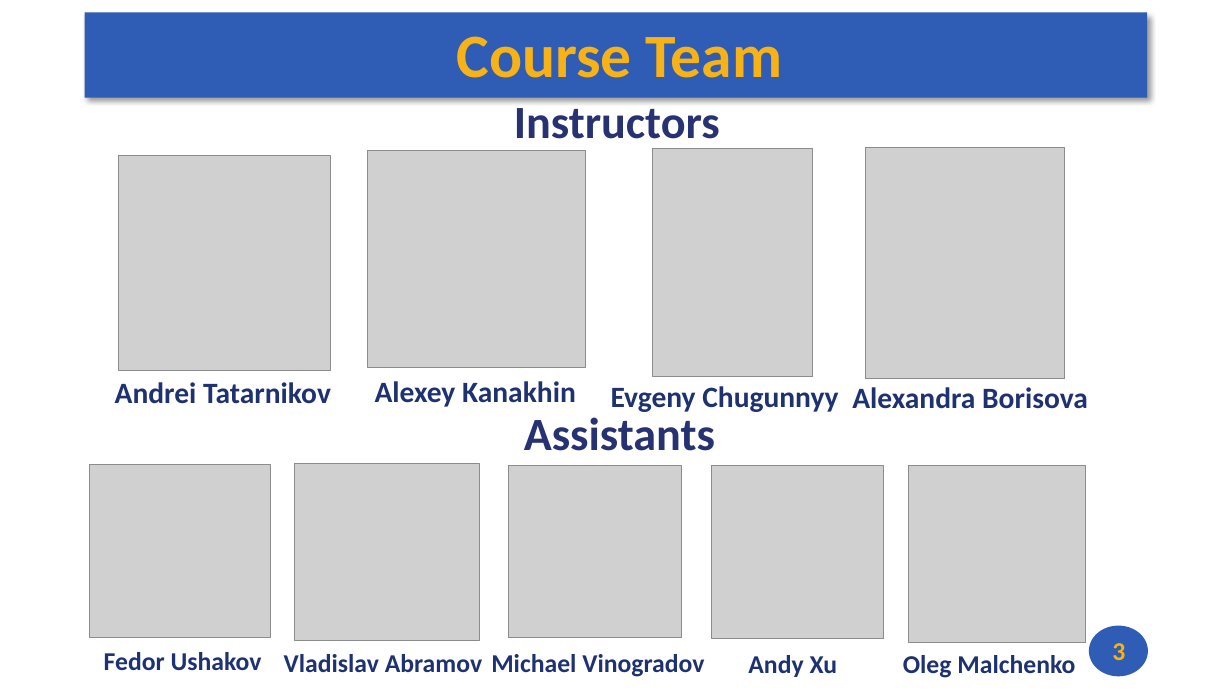
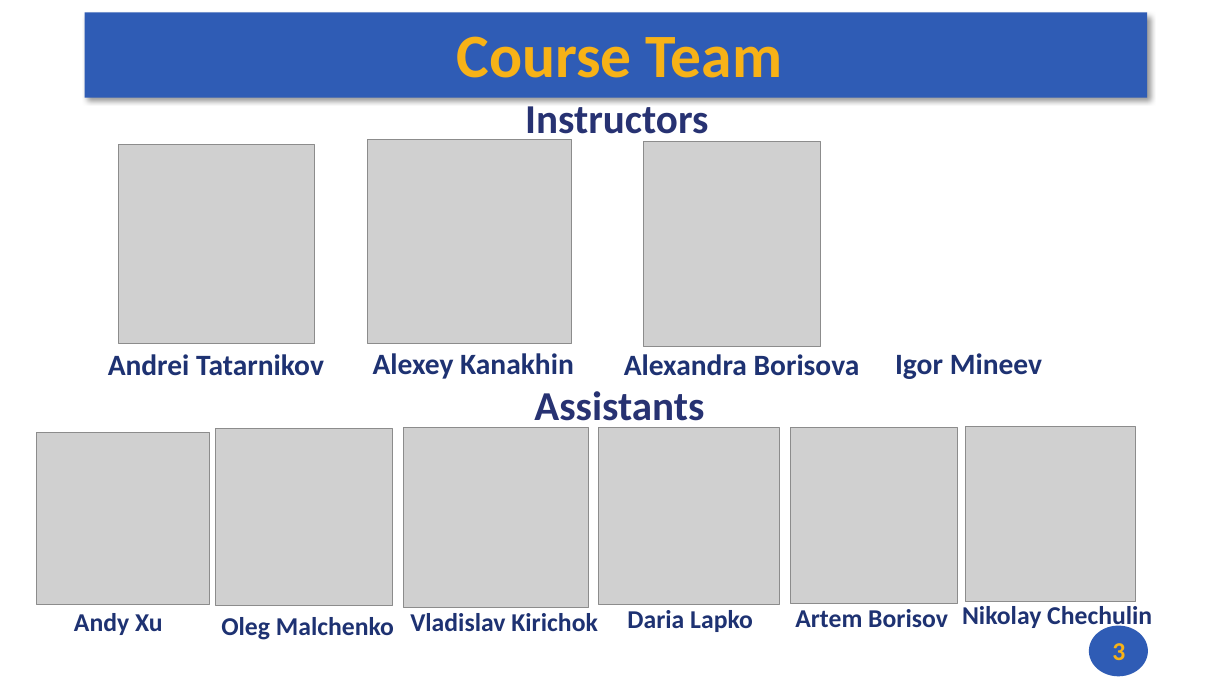
Before and after one commit to andrewt0301/hse-acos-course, a slide deck: slide 3 of docs/part1ca/01_Introduction/CA_Lecture_01.pptx. Drawn at 1232x693 pixels with LibreOffice and Linux fonts; fonts in the diff are those of the drawing; grey boxes stand for pictures. Boxes give left, top, right and bottom in pixels: in the first picture for what was removed or moved away, otherwise in the second. Text is boxed around its words. In the diff, an @@ line names an element or a change of style, - is before the commit and + after.

```diff
--- a/docs/part1ca/01_Introduction/CA_Lecture_01.pptx
+++ b/docs/part1ca/01_Introduction/CA_Lecture_01.pptx
@@ text "Instructors" at [525,100,708,144]: size 36 to 32 pt @@
@@ picture: place and size @@
-picture at [119,155,331,371]
+picture at [119,144,315,344]
@@ picture: place and size @@
-picture at [368,151,585,368]
+picture at [368,140,572,344]
@@ picture: place and size @@
-picture at [865,148,1065,379]
+picture at [643,141,821,347]
@@ picture removed at [653,148,813,377] @@
@@ text "Andrei Tatarnikov": place and size @@
-text "Andrei Tatarnikov" at [115,382,331,404]
+text "Andrei Tatarnikov" at [108,354,324,376]
@@ text "Alexey Kanakhin": place and size @@
-text "Alexey Kanakhin" at [375,381,576,407]
+text "Alexey Kanakhin" at [373,353,574,379]
@@ text "Alexandra Borisova": place and size @@
-text "Alexandra Borisova" at [852,387,1088,409]
+text "Alexandra Borisova" at [624,354,860,376]
@@ text added at [895,353,1042,379], 23 pt, text #1E3272, bold @@
+Igor Mineev
@@ text "Assistants": place and size @@
-text "Assistants" at [524,417,715,451]
+text "Assistants" at [534,391,704,430]
@@ text "Assistants" at [534,391,704,430]: size 36 to 32 pt; line spacing 0.8 to 0.9 @@
@@ text removed at [611,386,838,412] @@
-Evgeny Chugunnyy
@@ picture: place and size @@
-picture at [712,466,884,639]
+picture at [37,433,210,605]
@@ picture: place and size @@
-picture at [909,466,1086,642]
+picture at [215,429,393,605]
@@ picture added at [404,428,590,608] @@
@@ picture added at [599,428,780,605] @@
@@ picture added at [790,428,958,604] @@
@@ picture added at [966,427,1137,602] @@
@@ picture removed at [90,464,271,638] @@
@@ picture removed at [295,464,480,641] @@
@@ picture removed at [509,465,682,638] @@
@@ text "Andy Xu": place and size @@
-text "Andy Xu" at [748,655,838,677]
+text "Andy Xu" at [74,613,163,635]
@@ text "Oleg Malchenko": place and size @@
-text "Oleg Malchenko" at [903,655,1075,678]
+text "Oleg Malchenko" at [221,617,394,640]
@@ text at [410,613,598,631]: text changed @@
-Vladislav Abramov
+Vladislav Kirichok
@@ text added at [627,610,753,632], 20 pt, text #1E3272, bold @@
+Daria Lapko
@@ text added at [795,609,948,627], 20 pt, text #1E3272, bold @@
+Artem Borisov
@@ text added at [962,606,1152,630], 20 pt, text #1E3272, bold @@
+Nikolay Chechulin
@@ text removed at [104,652,262,670] @@
-Fedor Ushakov
@@ text removed at [491,654,704,677] @@
-Michael Vinogradov
```
Also in this commit, not shown: 1 other file.
